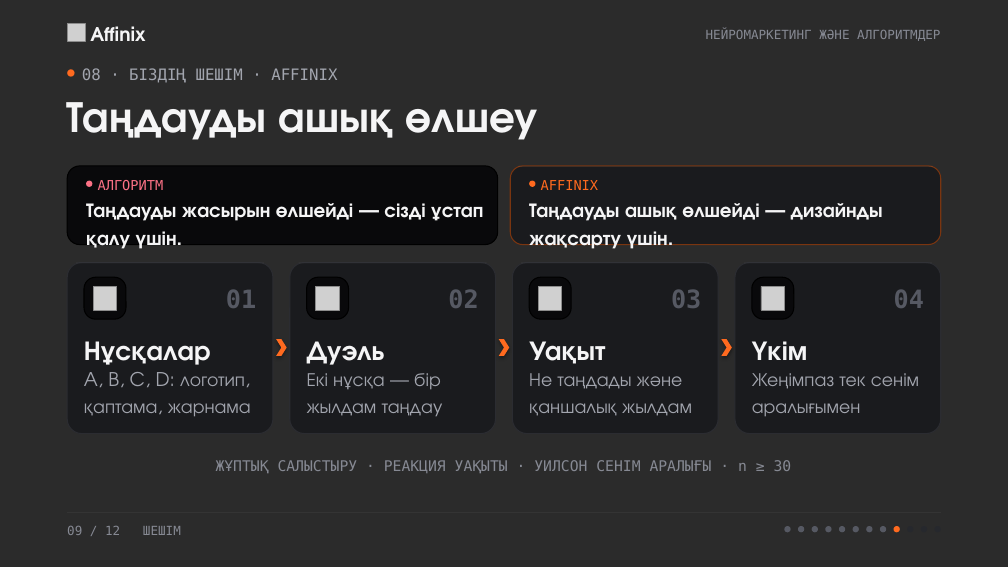
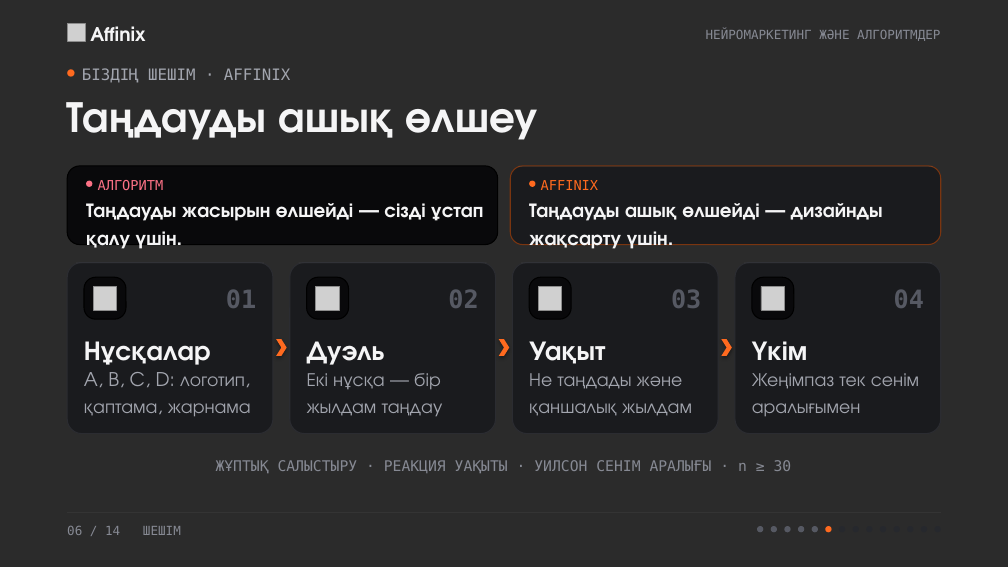
Before and after one commit to NUREKE178/affinix, a slide deck: slide 6 of presentation/neuromarketing/neuromarketing.pptx (slide 9 before the commit). Drawn at 1008x567 pixels with LibreOffice and Linux fonts; fonts in the diff are those of the drawing; grey boxes stand for pictures; background and template pictures are left out; a plain dark background stands for a picture behind light text. Boxes give left, top, right and bottom in pixels: in the first picture for what was removed or moved away, otherwise in the second. Text is boxed around its words. In the diff, an @@ line names an element or a change of style, - is before the commit and + after.

```diff
--- a/presentation/neuromarketing/neuromarketing.pptx
+++ b/presentation/neuromarketing/neuromarketing.pptx
@@ text at [82,68,290,83]: text changed @@
-08 · БІЗДІҢ ШЕШІМ · AFFINIX
+БІЗДІҢ ШЕШІМ · AFFINIX
@@ text at [67,526,181,535]: text changed @@
-09 / 12 ШЕШІМ
+06 / 14 ШЕШІМ
@@ ellipse: place and size @@
-ellipse at [839,526,845,532]
+ellipse at [757,526,763,532]
@@ ellipse: place and size @@
-ellipse at [826,526,832,532]
+ellipse at [771,526,777,532]
@@ ellipse: place and size @@
-ellipse at [894,526,900,532]
+ellipse at [826,526,832,532]
@@ ellipse added at [839,526,845,532], fill #26282D @@
@@ fill #565963 to #26282D in 3 elements at [853,526,859,532], [867,526,873,532], [880,526,886,532] @@
@@ ellipse added at [894,526,900,532], fill #26282D @@
```
Also in this commit, not shown: 11 other slides changed, 2 slides added, 7 other files.
